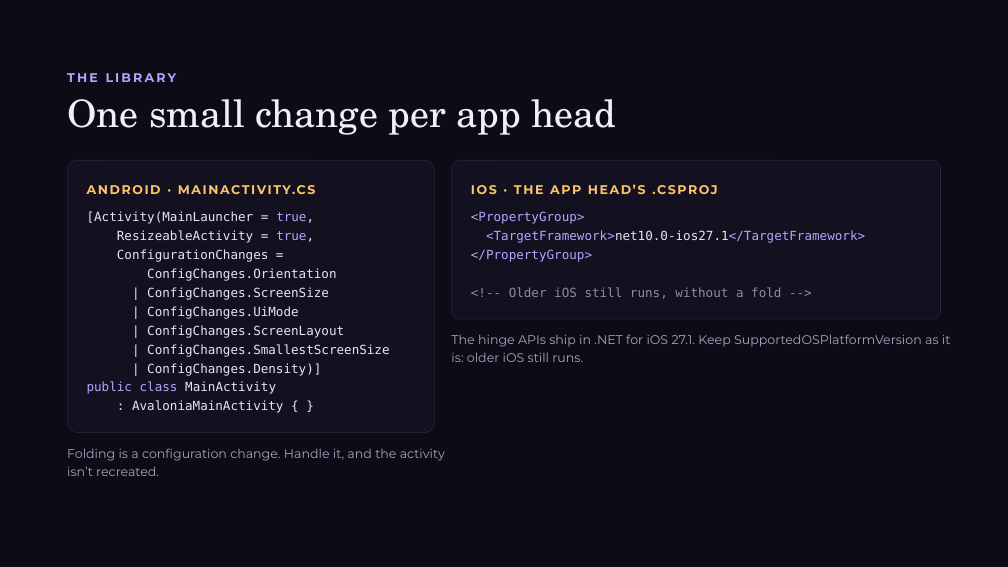
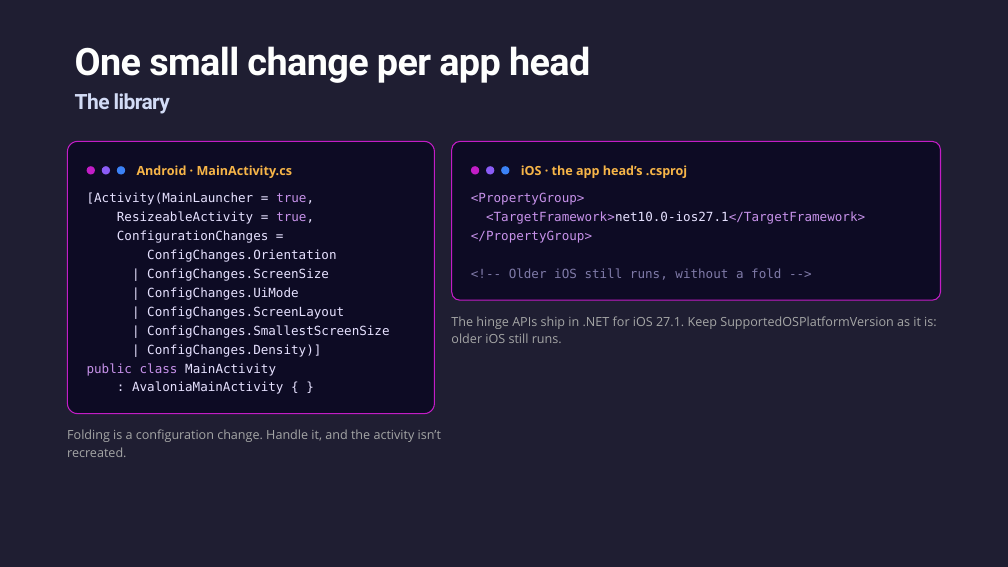
Before and after one commit to jsuarezruiz/dotnetconf2026-avalonia-foldables, a slide deck: slide 12 of Unfold Your UI Foldable Apps with .NET and Avalonia.pptx (slide 11 before the commit). Drawn at 1008x567 pixels with LibreOffice and Linux fonts; fonts in the diff are those of the drawing. Boxes give left, top, right and bottom in pixels: in the first picture for what was removed or moved away, otherwise in the second. Text is boxed around its words. In the diff, an @@ line names an element or a change of style, - is before the commit and + after.

```diff
--- a/Unfold Your UI Foldable Apps with .NET and Avalonia.pptx
+++ b/Unfold Your UI Foldable Apps with .NET and Avalonia.pptx
@@ background #0C0B16 to #1F1E32 @@
@@ title "One small change per app ...": place and size @@
-title "One small change per app ..." at (67, 99, 616, 135)
+title "One small change per app ..." at (75, 46, 590, 83)
@@ title "One small change per app ..." at (75, 46, 590, 83): font TeX Gyre Schola to Roboto, text colour #F2EFF9 to #FEFFFE, letter spacing 0 to -0.6 pt, bold on; line spacing 39.6pt to 34pt @@
@@ text at (75, 93, 170, 114): text changed; size 12 to 20 pt; font Montserrat to Roboto; text colour #B9A2FF to gradient #D2DBF5 to #8A95B6 @@
-THE LIBRARY
+The library
@@ rounded rectangle at (67, 141, 434, 414): fill #13111F to #0D0B24; outline #2B2745 0.5 pt to #512BD4 1 pt @@
@@ 4 texts, 2 rounded rectangles: place and size @@
-4 texts, 2 rounded rectangles at (67, 160, 950, 476)
+4 texts, 2 rounded rectangles at (67, 141, 941, 457)
@@ rounded rectangle at (452, 141, 941, 300): fill #13111F to #0D0B24; outline #2B2745 0.5 pt to #512BD4 1 pt @@
@@ ellipse added at (87, 166, 95, 175), fill #C21DC6 @@
@@ ellipse added at (102, 166, 110, 175), fill #8B5CF6 @@
@@ ellipse added at (117, 166, 126, 175), fill #3B82F6 @@
@@ text at (137, 165, 292, 178): text changed; font Montserrat to Open Sans; text colour #FFC46B to #F7B548 @@
-ANDROID · MAINACTIVITY.CS
+Android · MainActivity.cs
@@ ellipse added at (471, 166, 479, 175), fill #C21DC6 @@
@@ ellipse added at (486, 166, 495, 175), fill #8B5CF6 @@
@@ ellipse added at (501, 166, 510, 175), fill #3B82F6 @@
@@ text at (521, 165, 687, 178): text changed; font Montserrat to Open Sans; text colour #FFC46B to #F7B548 @@
-IOS · THE APP HEAD’S .CSPROJ
+iOS · the app head’s .csproj
@@ text "[Activity(MainLauncher = true," at (87, 192, 389, 394): text colour #E7E3F3 to #E6E1FF; text colour #B9A2FF to #C792EA in "true,", "true,", "public class" @@
@@ text "<PropertyGroup>" at (471, 192, 865, 280): text colour #B9A2FF to #C792EA in "<PropertyGroup>", "<TargetFramework>net10.0-ios27.1</TargetFramework>", "</PropertyGroup>"; text colour #E7E3F3 to #E6E1FF in "<TargetFramework>net10.0-ios27.1</TargetFramework>"; text colour #8F89A8 to #7F7AA8 in "<!-- Older iOS still runs, without a ..." @@
@@ text "The hinge APIs ship in ..." at (451, 316, 937, 343): font Montserrat to Open Sans, text colour #A9A3C0 to #A5A6A6 @@
@@ text "Folding is a configuration change. ..." at (67, 429, 441, 457): font Montserrat to Open Sans, text colour #A9A3C0 to #A5A6A6 @@
```
Also in this commit, not shown: 26 other slides changed, 2 slides added, 1 slide removed, 1 other file.
